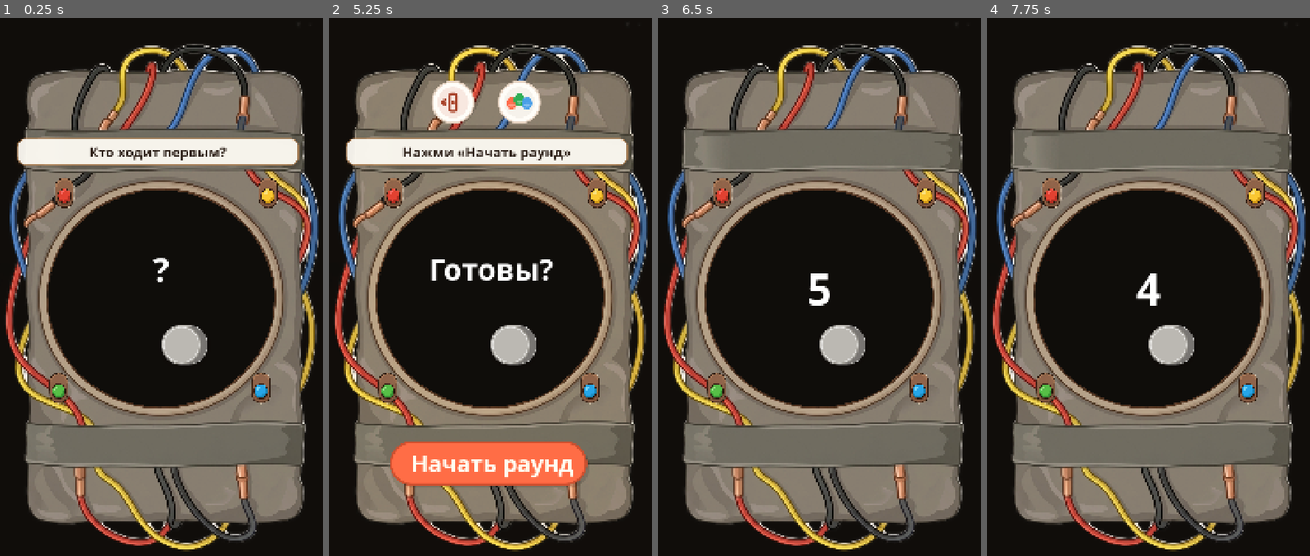
Above: before the commit, frames 1-4 (left to right).
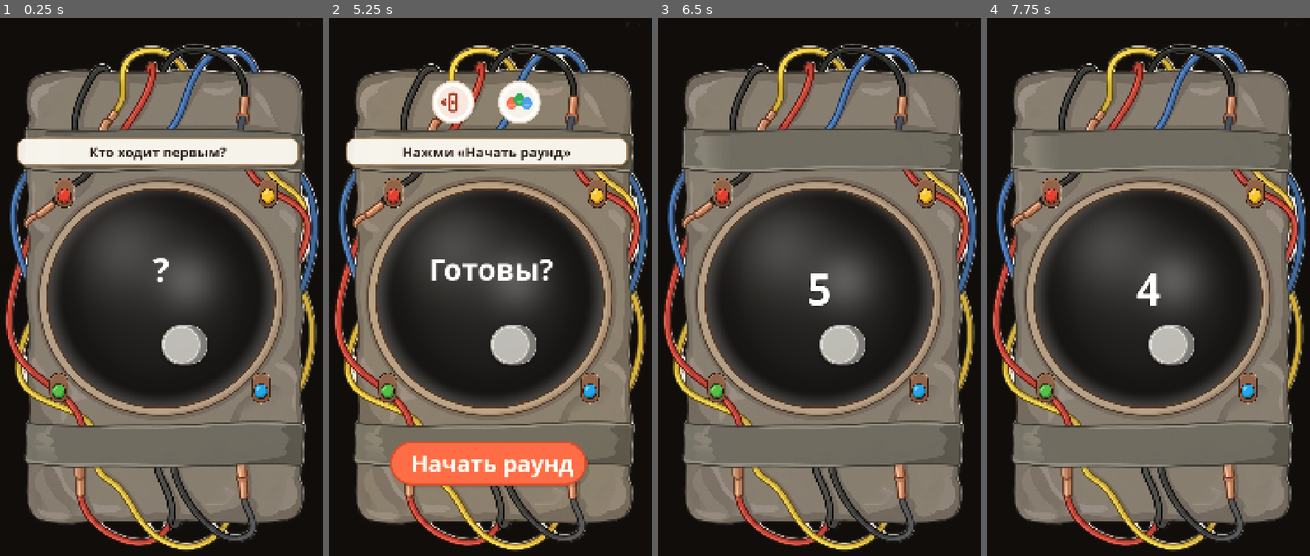
Above: after the commit, the same moments.

Repository: GGamezebo/GodBomb
Game: Godot game, scene res://src/contexts/game_context/game_context.tscn
Two runs of this game, one before a commit and one after it. Both use one fixed random seed, a clock stepped at 60 frames per second and the inputs below. This scene is started directly instead of the project's main scene.
Inputs (mouse positions are in pixels of both pictures, inside the frame that each line leads up to):
- Up to frame 1 (0.25 s): no input
- Up to frame 2 (5.25 s): tap Enter at 0.5, 0.6, 2, 2.1, 3.5, 3.6, 5.1 s; move the mouse to (564, 270) at 0.52 s; click (564, 270) at 0.67 s; tap Space at 1.25, 2.75, 4.25 s; drag from (422, 330) to (474, 416) at 1.27 s; move the mouse to (522, 168) at 2.02 s; click (522, 168) at 2.17 s; drag from (474, 416) to (390, 211) at 2.77 s; move the mouse to (590, 389) at 3.52 s; click (590, 389) at 3.67 s; drag from (390, 211) to (442, 152) at 4.27 s; move the mouse to (506, 297) at 5.02 s; click (506, 297) at 5.17 s
- Up to frame 3 (6.5 s): click "Начать раунд" at 5.75 s
- Up to frame 4 (7.75 s): drag from (1100, 152) to (1080, 330) at 6.52 s; move the mouse to (1222, 270) at 7.27 s; tap Enter at 7.35 s; click (1222, 270) at 7.42 s

The runs differ from the first frame. In frame 1, 11% of the frame differs, in the area x 14-85%, y 32-73%; in frame 2, 11%; in frame 3, 11%; in frame 4, 11%.
Error in both runs: Out of bounds get index '0' (on base: 'Array[GamePlayer]') (res://src/contexts/game_context/game_logic/game_session.gd:140)

Commit message:
Cool display

Diff:
--- /dev/null
+++ b/assets/shaders/bomb_dial_glass.gdshader
@@ -0,0 +1,33 @@
+shader_type canvas_item;
+render_mode blend_mix;
+
+uniform float glass_alpha : hint_range(0.0, 0.5, 0.01) = 0.1;
+uniform float rim_strength : hint_range(0.0, 1.0, 0.01) = 0.48;
+uniform float spec_strength : hint_range(0.0, 1.0, 0.01) = 0.36;
+uniform vec4 tint_color : source_color = vec4(0.9, 0.95, 1.0, 1.0);
+
+void fragment() {
+	vec2 p = UV * 2.0 - 1.0;
+	float dist = length(p);
+	if (dist > 1.0) {
+		discard;
+	}
+
+	float fill = (1.0 - dist * dist) * glass_alpha;
+	float outer_rim = smoothstep(0.78, 0.94, dist) * (1.0 - smoothstep(0.94, 1.0, dist));
+	float inner_ring = smoothstep(0.58, 0.7, dist) * (1.0 - smoothstep(0.7, 0.8, dist));
+
+	vec2 spec_center = vec2(-0.32, -0.4);
+	float spec = exp(-dot(p - spec_center, p - spec_center) * 7.5);
+	float spec_soft = exp(-dot(p - vec2(0.22, -0.12), p - vec2(0.22, -0.12)) * 18.0) * 0.22;
+
+	float vignette = mix(0.82, 1.0, 1.0 - dist * dist * 0.4);
+	vec3 col = tint_color.rgb * vignette;
+	col += vec3(1.0) * (outer_rim * rim_strength + spec * spec_strength + spec_soft);
+	col -= vec3(inner_ring * 0.12);
+
+	float alpha = fill + outer_rim * 0.22 + spec * 0.18 + spec_soft;
+	alpha = clamp(alpha, 0.0, 0.52);
+
+	COLOR = vec4(col, alpha);
+}
--- a/src/contexts/game_context/game_context.tscn
+++ b/src/contexts/game_context/game_context.tscn
@@ -25,6 +25,7 @@
 [ext_resource type="Script" uid="uid://qjkbatpnhuo" path="res://core/systems/haptics/haptics_manager.gd" id="25"]
 [ext_resource type="Texture2D" uid="uid://de4n5e1fxki8i" path="res://assets/textures/Background/Background.png" id="26"]
 [ext_resource type="Script" uid="uid://dkplswcbvqptx" path="res://src/features/background/game_bomb_background.gd" id="27"]
+[ext_resource type="Script" path="res://src/features/bomb/bomb_dial_glass.gd" id="27_glass"]
 [ext_resource type="Texture2D" uid="uid://b27y0jjb7mmmy" path="res://assets/party_kitchen/buttons/start_active.svg" id="28"]
 [ext_resource type="Script" uid="uid://cesm4akuquebh" path="res://src/features/bomb/bomb_lamps.gd" id="29"]
 [ext_resource type="Resource" path="res://src/common/menu_events.tres" id="31"]
@@ -97,7 +98,7 @@
 
 [node name="UI" type="CanvasLayer" parent="." unique_id=1341470968]
 
-[node name="BackgroundBomb" type="Control" parent="UI" unique_id=226861383 node_paths=PackedStringArray("bomb_art", "player_color_bg", "fire_sparks", "scaled_content")]
+[node name="BackgroundBomb" type="Control" parent="UI" unique_id=226861383 node_paths=PackedStringArray("bomb_art", "dial_glass", "player_color_bg", "fire_sparks", "scaled_content")]
 layout_mode = 3
 anchors_preset = 15
 anchor_right = 1.0
@@ -108,6 +109,7 @@
 script = ExtResource("27")
 game_events = ExtResource("15")
 bomb_art = NodePath("BombArt")
+dial_glass = NodePath("DisplayBomb")
 player_color_bg = NodePath("PlayerColorBackground")
 fire_sparks = NodePath("FireSparks")
 scaled_content = NodePath("ScaledContent")
@@ -122,6 +124,25 @@
 grow_vertical = 2
 mouse_filter = 2
 color = Color(0.06, 0.05, 0.04, 1)
+
+[node name="DisplayBomb" type="ColorRect" parent="UI/BackgroundBomb" unique_id=722071729]
+custom_maximum_size = Vector2(800, 800)
+layout_mode = 1
+anchors_preset = -1
+anchor_left = 0.3148148
+anchor_top = 0.4015625
+anchor_right = 0.3148148
+anchor_bottom = 0.4015625
+offset_left = -202.0
+offset_top = -221.0
+offset_right = 598.0
+offset_bottom = 579.0
+grow_horizontal = 2
+grow_vertical = 2
+mouse_filter = 2
+color = Color(1, 1, 1, 1)
+script = ExtResource("27_glass")
+metadata/_edit_use_anchors_ = true
 
 [node name="FireSparks" type="Control" parent="UI/BackgroundBomb" unique_id=1258871190]
 visible = false
--- a/src/contexts/menu_context/menu_context.tscn
+++ b/src/contexts/menu_context/menu_context.tscn
@@ -16,6 +16,7 @@
 [ext_resource type="Texture2D" uid="uid://cbb8gsai6lwuy" path="res://assets/party_kitchen/buttons/icon_music_off.svg" id="14"]
 [ext_resource type="Texture2D" uid="uid://ci0nbi42m75wm" path="res://assets/party_kitchen/buttons/icon_rules.svg" id="15"]
 [ext_resource type="Script" uid="uid://bombs212nuf58" path="res://src/features/menu/menu_bomb_layout.gd" id="16"]
+[ext_resource type="Script" path="res://src/features/bomb/bomb_dial_glass.gd" id="16_glass"]
 [ext_resource type="Script" uid="uid://cesm4akuquebh" path="res://src/features/bomb/bomb_lamps.gd" id="17"]
 [ext_resource type="Script" uid="uid://d2t3b5qtwod5n" path="res://src/features/menu/menu_fire_sparks.gd" id="18"]
 [ext_resource type="Script" uid="uid://ctfwqdpnffwoc" path="res://src/features/menu/start_action_button.gd" id="19"]
@@ -32,11 +33,11 @@
 game_config = ExtResource("3")
 account = ExtResource("4")
 menu_events = ExtResource("5")
-start_button = NodePath("BackgroundBomb/ScaledContent/StartButton")
-player_selection_widget = NodePath("BackgroundBomb/ScaledContent/PlayerSelectionWidget")
-settings_button = NodePath("BackgroundBomb/ScaledContent/TopBar/SettingsButton")
-music_button = NodePath("BackgroundBomb/ScaledContent/TopBar/MusicButton")
-rules_button = NodePath("BackgroundBomb/ScaledContent/TopBar/RulesButton")
+start_button = NodePath("Bomb/BackgroundBomb/ScaledContent/StartButton")
+player_selection_widget = NodePath("Bomb/BackgroundBomb/ScaledContent/PlayerSelectionWidget")
+settings_button = NodePath("Bomb/BackgroundBomb/ScaledContent/TopBar/SettingsButton")
+music_button = NodePath("Bomb/BackgroundBomb/ScaledContent/TopBar/MusicButton")
+rules_button = NodePath("Bomb/BackgroundBomb/ScaledContent/TopBar/RulesButton")
 settings_window = NodePath("ModalLayer/SettingsWindow")
 rules_window = NodePath("ModalLayer/RulesWindow")
 music_on_texture = ExtResource("13")
@@ -62,7 +63,34 @@
 mouse_filter = 2
 script = ExtResource("18")
 
-[node name="BackgroundBomb" type="TextureRect" parent="." unique_id=226861383 node_paths=PackedStringArray("scaled_content")]
+[node name="Bomb" type="Control" parent="." unique_id=1073867173]
+layout_mode = 1
+anchors_preset = 15
+anchor_right = 1.0
+anchor_bottom = 1.0
+grow_horizontal = 2
+grow_vertical = 2
+
+[node name="DisplayBomb" type="ColorRect" parent="Bomb" unique_id=549593783]
+custom_maximum_size = Vector2(800, 800)
+layout_mode = 1
+anchors_preset = -1
+anchor_left = 0.3148148
+anchor_top = 0.4015625
+anchor_right = 0.3148148
+anchor_bottom = 0.4015625
+offset_left = -202.0
+offset_top = -221.0
+offset_right = 598.0
+offset_bottom = 579.0
+grow_horizontal = 2
+grow_vertical = 2
+mouse_filter = 2
+color = Color(1, 1, 1, 1)
+script = ExtResource("16_glass")
+metadata/_edit_use_anchors_ = true
+
+[node name="BackgroundBomb" type="TextureRect" parent="Bomb" unique_id=226861383 node_paths=PackedStringArray("scaled_content")]
 layout_mode = 1
 anchors_preset = 15
 anchor_right = 1.0
@@ -77,23 +105,23 @@
 scaled_content = NodePath("ScaledContent")
 hint_marker = NodePath("ScaledContent/Marker2D")
 
-[node name="ScaledContent" type="Control" parent="BackgroundBomb" unique_id=628158409]
+[node name="ScaledContent" type="Control" parent="Bomb/BackgroundBomb" unique_id=628158409]
 anchors_preset = 0
 offset_right = 1080.0
 offset_bottom = 1920.0
 mouse_filter = 2
 
-[node name="Marker2D" type="Marker2D" parent="BackgroundBomb/ScaledContent" unique_id=1831889289]
+[node name="Marker2D" type="Marker2D" parent="Bomb/BackgroundBomb/ScaledContent" unique_id=1831889289]
 position = Vector2(528, 483)
 
-[node name="BombLamps" type="Control" parent="BackgroundBomb/ScaledContent" unique_id=197644960]
+[node name="BombLamps" type="Control" parent="Bomb/BackgroundBomb/ScaledContent" unique_id=197644960]
 anchors_preset = 0
 offset_right = 1080.0
 offset_bottom = 1920.0
 mouse_filter = 2
 script = ExtResource("17")
 
-[node name="TopBar" type="HBoxContainer" parent="BackgroundBomb/ScaledContent" unique_id=2074903033]
+[node name="TopBar" type="HBoxContainer" parent="Bomb/BackgroundBomb/ScaledContent" unique_id=2074903033]
 layout_mode = 0
 offset_left = 26.0
 offset_top = 244.0
@@ -102,31 +130,31 @@
 theme_override_constants/separation = 48
 alignment = 1
 
-[node name="SettingsButton" type="TextureButton" parent="BackgroundBomb/ScaledContent/TopBar" unique_id=2066844004]
+[node name="SettingsButton" type="TextureButton" parent="Bomb/BackgroundBomb/ScaledContent/TopBar" unique_id=2066844004]
 custom_minimum_size = Vector2(168, 168)
 layout_mode = 2
 texture_normal = ExtResource("12")
 ignore_texture_size = true
 stretch_mode = 5
 
-[node name="MusicButton" type="TextureButton" parent="BackgroundBomb/ScaledContent/TopBar" unique_id=934041470]
+[node name="MusicButton" type="TextureButton" parent="Bomb/BackgroundBomb/ScaledContent/TopBar" unique_id=934041470]
 custom_minimum_size = Vector2(168, 168)
 layout_mode = 2
 texture_normal = ExtResource("13")
 ignore_texture_size = true
 stretch_mode = 5
 
-[node name="RulesButton" type="TextureButton" parent="BackgroundBomb/ScaledContent/TopBar" unique_id=1636588019]
+[node name="RulesButton" type="TextureButton" parent="Bomb/BackgroundBomb/ScaledContent/TopBar" unique_id=1636588019]
 custom_minimum_size = Vector2(168, 168)
 layout_mode = 2
 texture_normal = ExtResource("15")
 ignore_texture_size = true
 stretch_mode = 5
 
-[node name="PlayerSelectionWidget" parent="BackgroundBomb/ScaledContent" unique_id=850158347 instance=ExtResource("6")]
+[node name="PlayerSelectionWidget" parent="Bomb/BackgroundBomb/ScaledContent" unique_id=850158347 instance=ExtResource("6")]
 layout_mode = 1
 
-[node name="StartButton" type="TextureButton" parent="BackgroundBomb/ScaledContent" unique_id=1243521563]
+[node name="StartButton" type="TextureButton" parent="Bomb/BackgroundBomb/ScaledContent" unique_id=1243521563]
 z_index = 4
 layout_mode = 0
 offset_left = 215.0
@@ -140,7 +168,7 @@
 stretch_mode = 5
 script = ExtResource("19")
 
-[node name="StartLabel" type="Label" parent="BackgroundBomb/ScaledContent/StartButton" unique_id=129669063]
+[node name="StartLabel" type="Label" parent="Bomb/BackgroundBomb/ScaledContent/StartButton" unique_id=129669063]
 layout_mode = 1
 anchors_preset = 15
 anchor_right = 1.0
--- a/src/features/background/game_bomb_background.gd
+++ b/src/features/background/game_bomb_background.gd
@@ -9,6 +9,7 @@
 
 @export var game_events: GameEvents
 @export var bomb_art: TextureRect
+@export var dial_glass: CanvasItem
 @export var player_color_bg: ColorRect
 @export var fire_sparks: Control
 @export var scaled_content: Control
@@ -27,6 +28,8 @@
 func _ready() -> void:
 	if bomb_art == null:
 		bomb_art = get_node_or_null("BombArt") as TextureRect
+	if dial_glass == null:
+		dial_glass = get_node_or_null("DisplayBomb") as CanvasItem
 	if player_color_bg == null:
 		player_color_bg = get_node_or_null("PlayerColorBackground") as ColorRect
 	if scaled_content == null:
@@ -154,53 +157,78 @@
 
 
 func _set_bomb_visible(visible: bool) -> void:
-	if not bomb_art:
-		return
-	bomb_art.visible = visible
-	if visible:
-		bomb_art.modulate = Color.WHITE
+	for part in _bomb_visual_parts():
+		part.visible = visible
+		if visible:
+			part.modulate = Color.WHITE
 
 
 func _set_bomb_modulate(color: Color) -> void:
+	for part in _bomb_visual_parts():
+		part.modulate = color
+
+
+func _bomb_visual_parts() -> Array[CanvasItem]:
+	var parts: Array[CanvasItem] = []
 	if bomb_art:
-		bomb_art.modulate = color
+		parts.append(bomb_art)
+	if dial_glass:
+		parts.append(dial_glass)
+	return parts
 
 
 func _play_ready_pulse() -> void:
-	if not bomb_art:
+	var parts := _bomb_visual_parts()
+	if parts.is_empty():
 		return
 	_kill_tween()
 	_tween = create_tween()
-	_tween.tween_property(bomb_art, "modulate", Color(1.04, 1.02, 0.98, 1.0), 0.35).set_trans(Tween.TRANS_SINE)
-	_tween.tween_property(bomb_art, "modulate", Color.WHITE, 0.35)
+	for part in parts:
+		var track := _tween.parallel()
+		track.tween_property(part, "modulate", Color(1.04, 1.02, 0.98, 1.0), 0.35).set_trans(Tween.TRANS_SINE)
+		track.tween_property(part, "modulate", Color.WHITE, 0.35).set_trans(Tween.TRANS_SINE)
 
 
 func _play_comes_flash() -> void:
-	if not bomb_art:
-		return
-	_kill_tween()
-	bomb_art.modulate = Color(1, 1, 1, 0.88)
+	var parts := _bomb_visual_parts()
+	if parts.is_empty():
+		return
+	_kill_tween()
+	for part in parts:
+		part.modulate = Color(1, 1, 1, 0.88)
 	_tween = create_tween()
-	_tween.tween_property(bomb_art, "modulate", Color.WHITE, 0.45).set_trans(Tween.TRANS_SINE)
+	for part in parts:
+		_tween.parallel().tween_property(part, "modulate", Color.WHITE, 0.45).set_trans(Tween.TRANS_SINE)
 
 
 func _play_explosion() -> void:
 	_kill_tween()
-	if bomb_art and bomb_art.visible:
-		bomb_art.modulate = Color(1.45, 0.42, 0.12, 1.0)
+	var parts := _visible_bomb_visual_parts()
+	if not parts.is_empty():
+		var flash_color := Color(1.45, 0.42, 0.12, 1.0)
 		var fade := create_tween()
-		fade.tween_property(bomb_art, "modulate:a", 0.0, 0.14).set_trans(Tween.TRANS_EXPO).set_ease(Tween.EASE_IN)
+		for part in parts:
+			part.modulate = flash_color
+			fade.parallel().tween_property(part, "modulate:a", 0.0, 0.14).set_trans(Tween.TRANS_EXPO).set_ease(Tween.EASE_IN)
 		fade.tween_callback(func() -> void:
-			if bomb_art:
-				bomb_art.visible = false
+			for part in parts:
+				part.visible = false
 		)
 	if scaled_content:
 		_tween = create_tween()
 		var base := _content_base_pos
 		for i in 6:
-			var offset := Vector2(randf_range(-10, 10), randf_range(-10, 10))
-			_tween.tween_property(scaled_content, "position", base + offset, 0.04)
+			var shake_offset := Vector2(randf_range(-10, 10), randf_range(-10, 10))
+			_tween.tween_property(scaled_content, "position", base + shake_offset, 0.04)
 		_tween.tween_property(scaled_content, "position", base, 0.06)
+
+
+func _visible_bomb_visual_parts() -> Array[CanvasItem]:
+	var parts: Array[CanvasItem] = []
+	for part in _bomb_visual_parts():
+		if part.visible:
+			parts.append(part)
+	return parts
 
 
 func _kill_tween() -> void:
--- /dev/null
+++ b/src/features/bomb/bomb_dial_glass.gd
@@ -0,0 +1,29 @@
+class_name BombDialGlass
+extends ColorRect
+
+const GLASS_SHADER := preload("res://assets/shaders/bomb_dial_glass.gdshader")
+
+@export var glass_alpha: float = 0.1
+@export var rim_strength: float = 0.48
+@export var spec_strength: float = 0.36
+@export var glass_tint: Color = Color(0.9, 0.95, 1.0, 1.0)
+
+var _material: ShaderMaterial
+
+
+func _ready() -> void:
+	mouse_filter = Control.MOUSE_FILTER_IGNORE
+	color = Color.WHITE
+	_material = ShaderMaterial.new()
+	_material.shader = GLASS_SHADER
+	material = _material
+	_apply_shader_params()
+
+
+func _apply_shader_params() -> void:
+	if not _material:
+		return
+	_material.set_shader_parameter("glass_alpha", glass_alpha)
+	_material.set_shader_parameter("rim_strength", rim_strength)
+	_material.set_shader_parameter("spec_strength", spec_strength)
+	_material.set_shader_parameter("tint_color", glass_tint)
Not shown, added: assets/shaders/bomb_dial_glass.gdshader.uid
Not shown: 1 places in src/contexts/game_context/game_context.tscn that only renumber resources
Not shown, added: src/features/bomb/bomb_dial_glass.gd.uid
Not shown, changed: .cursor/rules/game-battle.mdc
